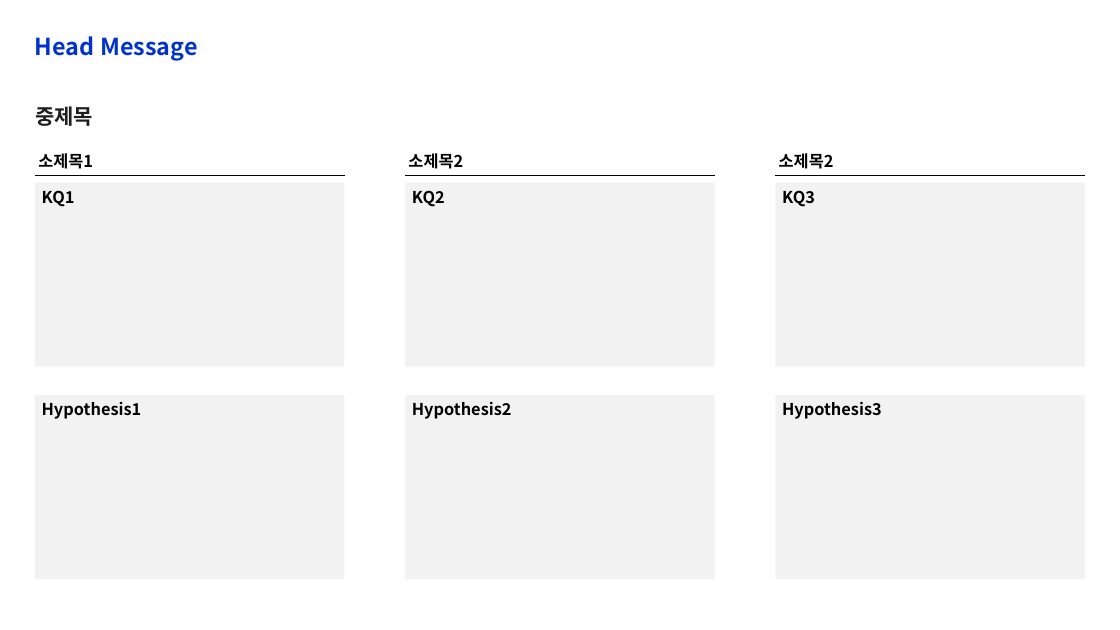
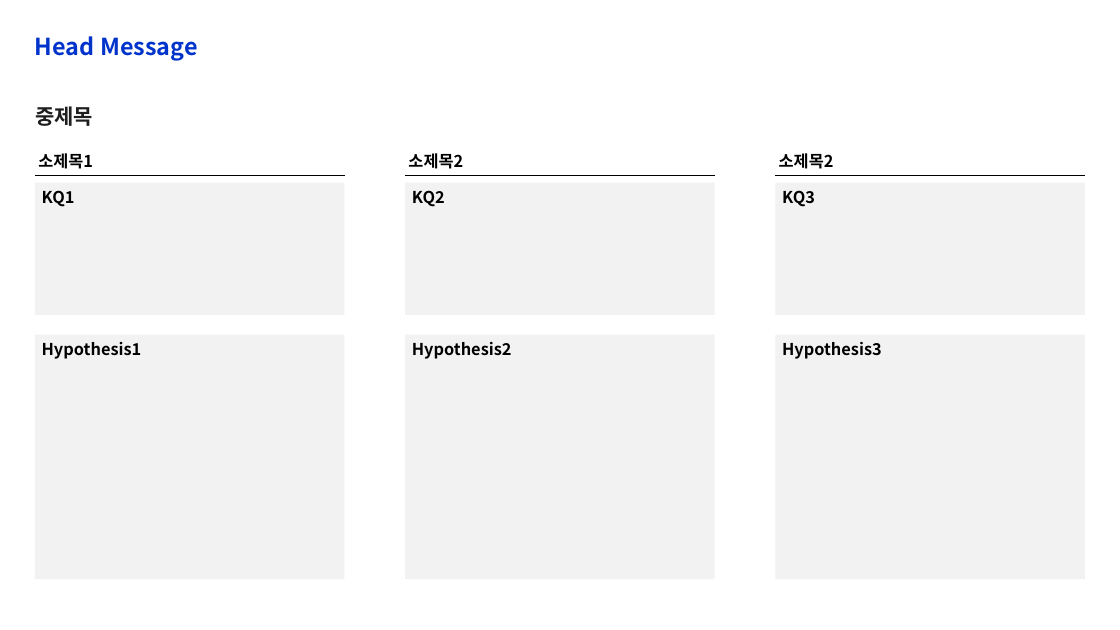
Before and after one commit to jbe5106/Mock-deck-Generator, a slide deck: slide 3 of template/template.pptx. Drawn at 1120x630 pixels with LibreOffice and Linux fonts; fonts in the diff are those of the drawing. Boxes give left, top, right and bottom in pixels: in the first picture for what was removed or moved away, otherwise in the second. Text is boxed around its words. In the diff, an @@ line names an element or a change of style, - is before the commit and + after.

```diff
--- a/template/template.pptx
+++ b/template/template.pptx
@@ rectangle "KQ1": place and size @@
-rectangle "KQ1" at [35,183,345,367]
+rectangle "KQ1" at [35,183,345,315]
@@ rectangle "KQ2": place and size @@
-rectangle "KQ2" at [405,183,715,367]
+rectangle "KQ2" at [405,183,715,315]
@@ rectangle "KQ3": place and size @@
-rectangle "KQ3" at [776,183,1086,367]
+rectangle "KQ3" at [776,183,1086,315]
@@ rectangle "Hypothesis1": place and size @@
-rectangle "Hypothesis1" at [35,396,345,580]
+rectangle "Hypothesis1" at [35,334,345,579]
@@ rectangle "Hypothesis2": place and size @@
-rectangle "Hypothesis2" at [405,396,715,580]
+rectangle "Hypothesis2" at [405,334,715,579]
@@ rectangle "Hypothesis3": place and size @@
-rectangle "Hypothesis3" at [776,396,1086,580]
+rectangle "Hypothesis3" at [776,334,1086,579]
```
Also in this commit, not shown: 2 other slides changed, 3 other files.
